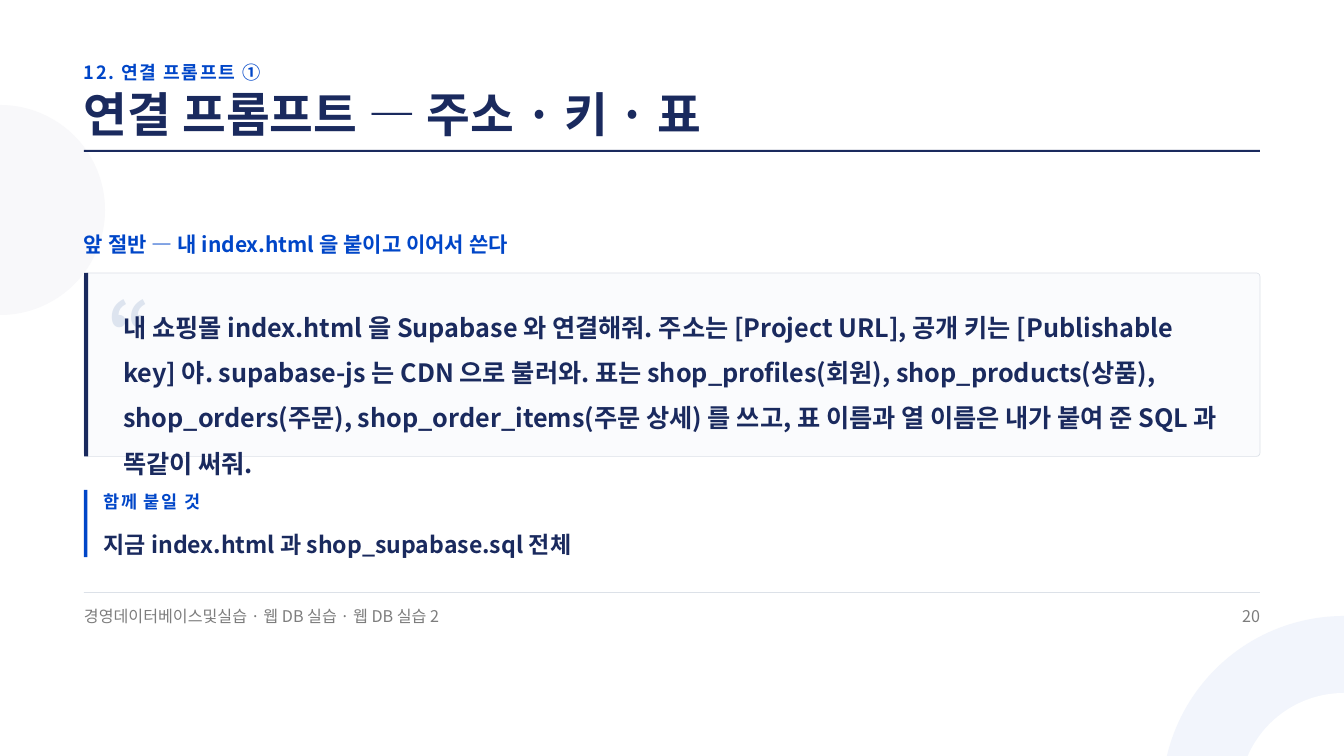
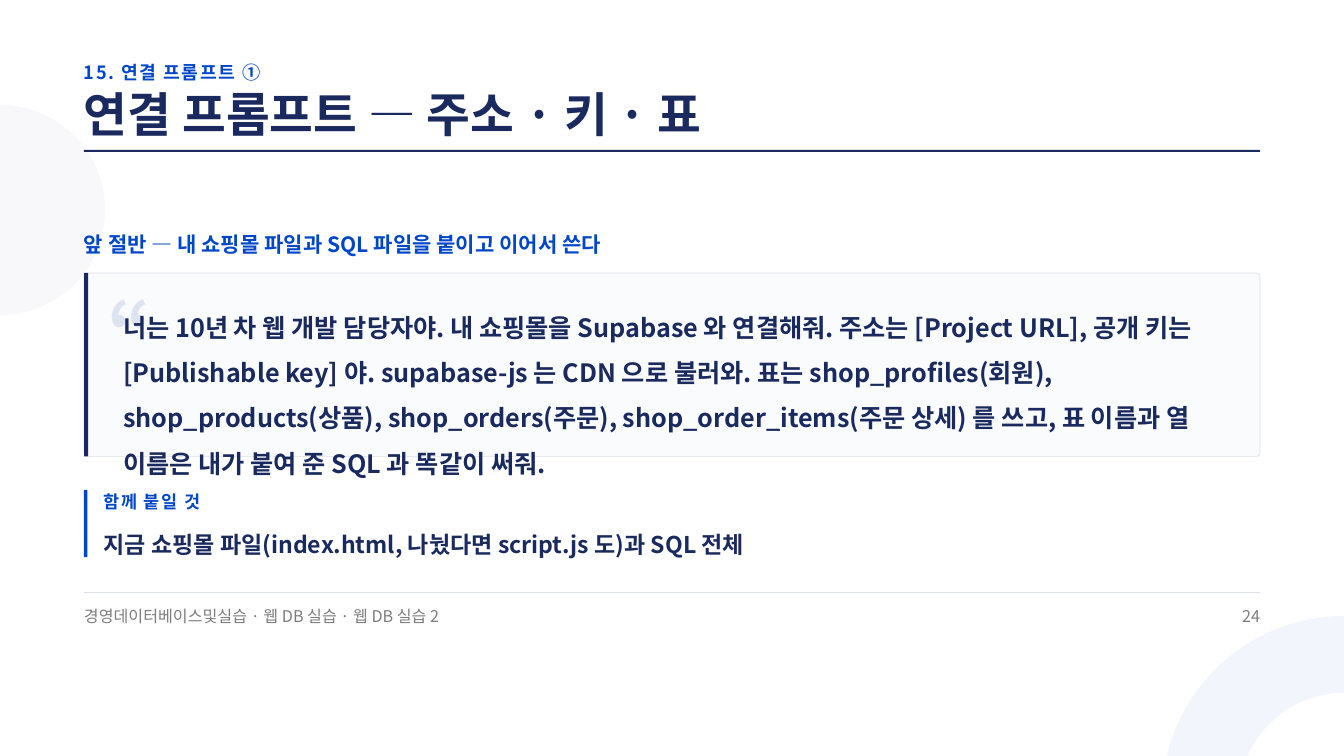
Before and after one commit to jungaistar/materials, a slide deck: slide 24 of koreatech-db/webdb/웹DB실습2_Supabase로_쇼핑몰에_DB_연결하기.pptx (slide 20 before the commit). Drawn at 1344x756 pixels with LibreOffice and Linux fonts; fonts in the diff are those of the drawing. Boxes give left, top, right and bottom in pixels: in the first picture for what was removed or moved away, otherwise in the second. Text is boxed around its words. In the diff, an @@ line names an element or a change of style, - is before the commit and + after.

Commit message:
koreatech-db 웹 DB 실습 강의안(그림 · 프롬프트 · 웹 구조 보강): 웹DB실습2_Supabase로_쇼핑몰에_DB_연결하기.pptx

```diff
--- a/koreatech-db/webdb/웹DB실습2_Supabase로_쇼핑몰에_DB_연결하기.pptx
+++ b/koreatech-db/webdb/웹DB실습2_Supabase로_쇼핑몰에_DB_연결하기.pptx
@@ text at [84,63,260,81]: text changed @@
-12. 연결 프롬프트 ①
+15. 연결 프롬프트 ①
@@ text at [84,234,601,257]: text changed @@
-앞 절반 — 내 index.html 을 붙이고 이어서 쓴다
+앞 절반 — 내 쇼핑몰 파일과 SQL 파일을 붙이고 이어서 쓴다
@@ text at [123,315,1191,478]: text changed @@
-내 쇼핑몰 index.html 을 Supabase 와 연결해줘. 주소는 [Project URL], 공개 키는 [Publishable key] 야. supabase-js 는 CDN 으로 불러와. 표는 shop_profiles(회원), shop_products(상품), shop_orders(주문), shop_order_items(주문 상세) 를 쓰고, 표 이름과 열 이름은 내가 붙여 준 SQL 과 똑같이 써줘.
+너는 10년 차 웹 개발 담당자야. 내 쇼핑몰을 Supabase 와 연결해줘. 주소는 [Project URL], 공개 키는 [Publishable key] 야. supabase-js 는 CDN 으로 불러와. 표는 shop_profiles(회원), shop_products(상품), shop_orders(주문), shop_order_items(주문 상세) 를 쓰고, 표 이름과 열 이름은 내가 붙여 준 SQL 과 똑같이 써줘.
@@ text at [104,533,744,559]: text changed @@
-지금 index.html 과 shop_supabase.sql 전체
+지금 쇼핑몰 파일(index.html, 나눴다면 script.js 도)과 SQL 전체
@@ text at [1242,610,1260,622]: text changed @@
-20
+24
```
Also in this commit, not shown: 29 other slides changed, 5 slides added.
